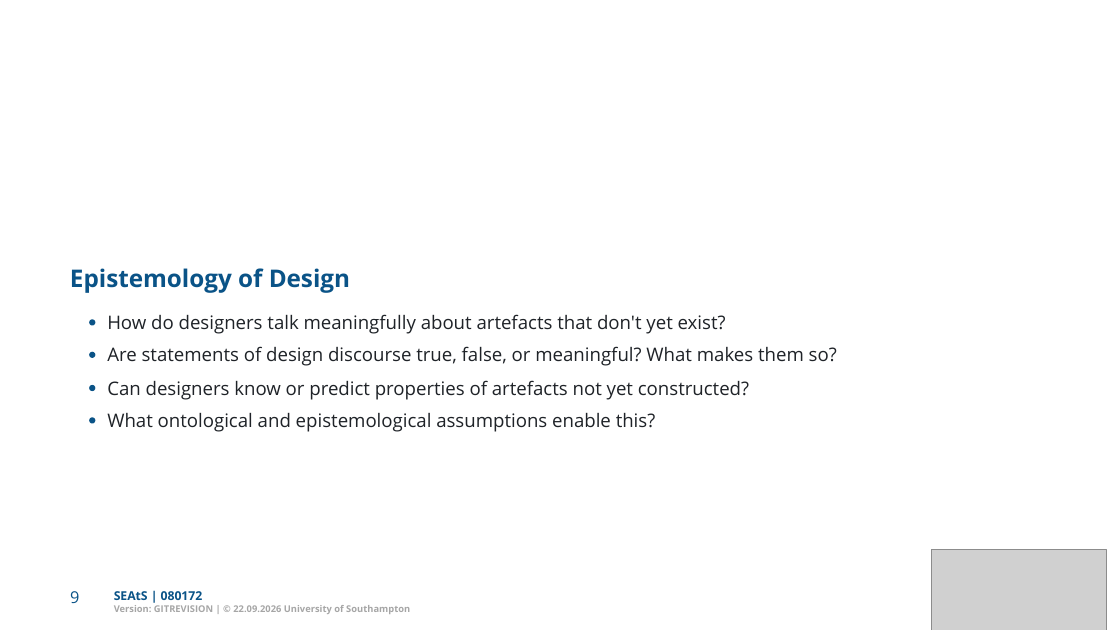
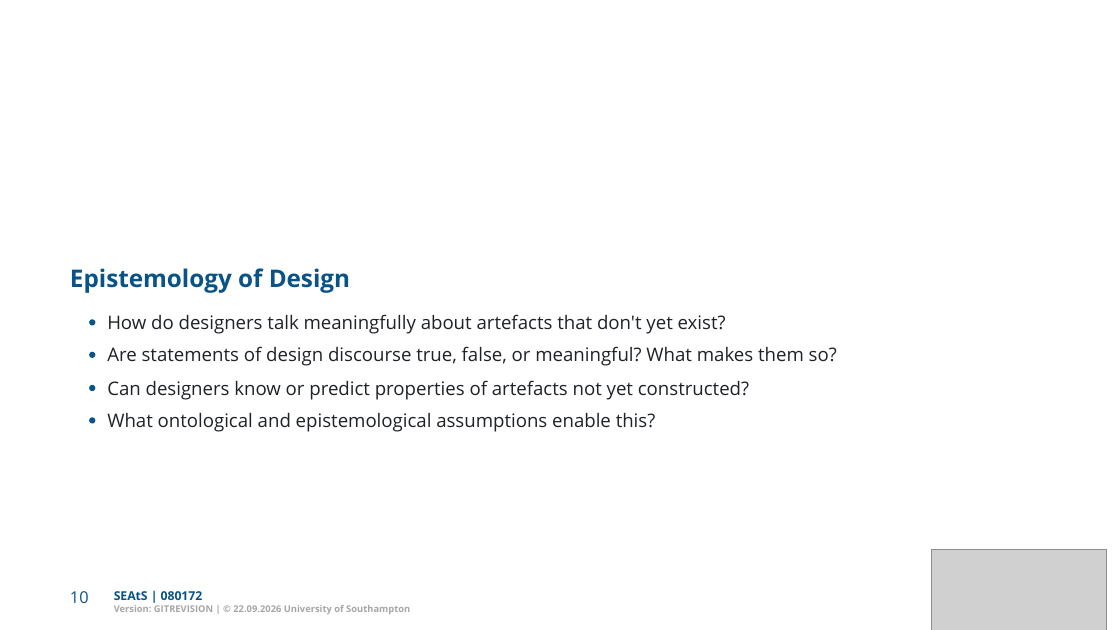
Before and after one commit to Dr-AlHashimy/Module_AICE2005_2627, a slide deck: slide 10 of html/COMP-_L1.2_Lecture.pptx (slide 9 before the commit). Drawn at 1120x630 pixels with LibreOffice and Linux fonts; fonts in the diff are those of the drawing; grey boxes stand for pictures. Boxes give left, top, right and bottom in pixels: in the first picture for what was removed or moved away, otherwise in the second. Text is boxed around its words. In the diff, an @@ line names an element or a change of style, - is before the commit and + after.

```diff
--- a/html/COMP-_L1.2_Lecture.pptx
+++ b/html/COMP-_L1.2_Lecture.pptx
@@ freeform shape: place and size @@
-freeform shape at (63,583,87,611)
+freeform shape at (63,583,98,611)
@@ text removed at (70,591,79,603) @@
-9
@@ text added at (70,591,89,603), 14 pt, text #0A5387 @@
+10
```
Also in this commit, not shown: 12 other slides changed, 1 slide added, 6 other files.
